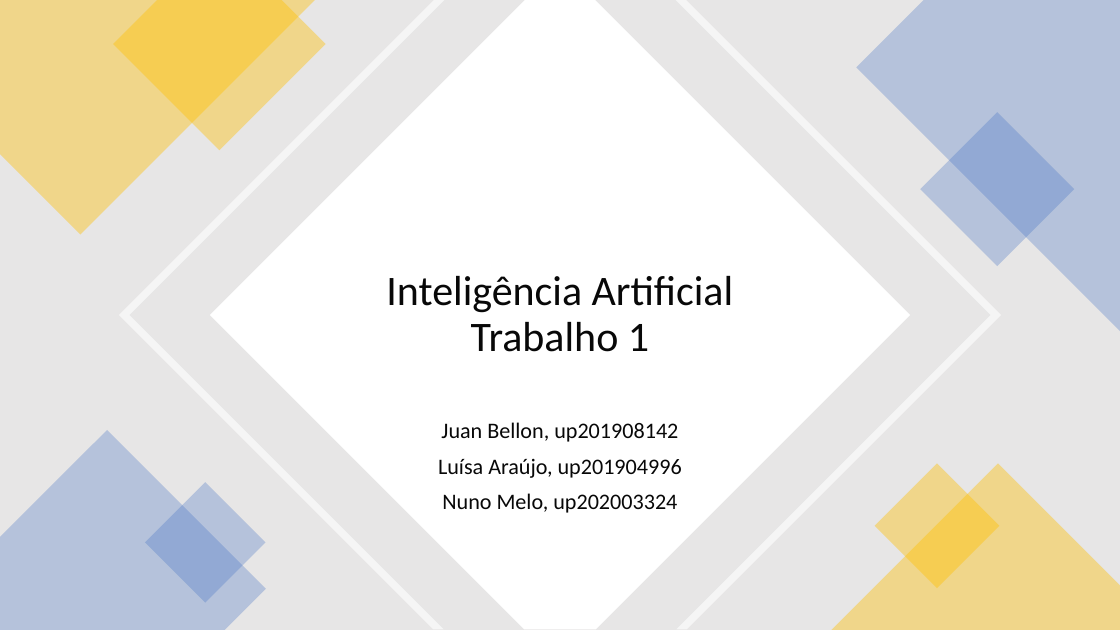
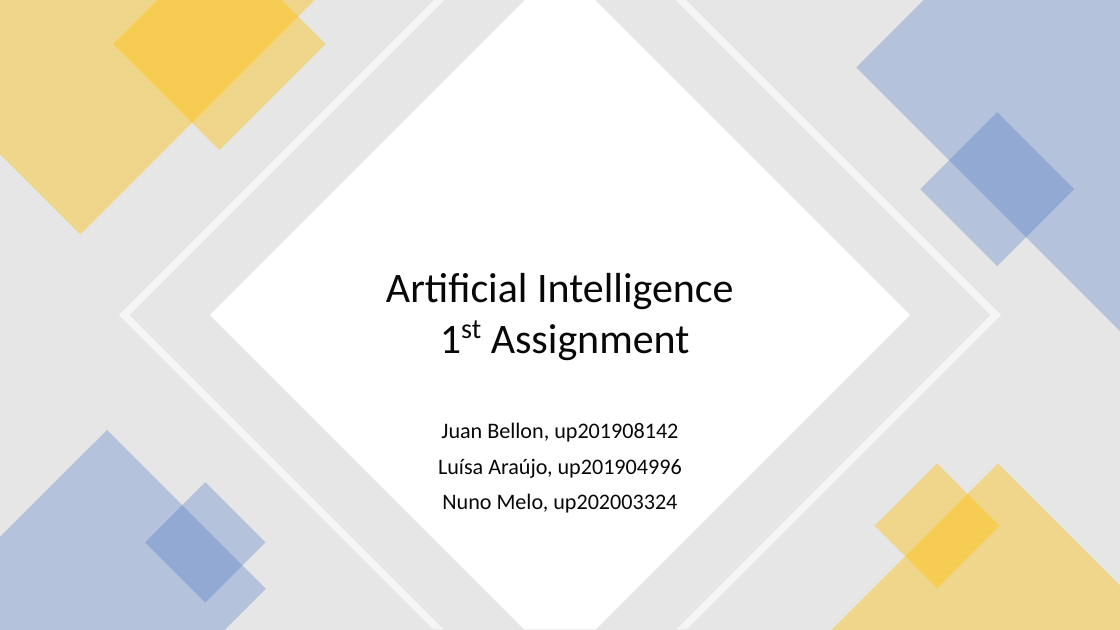
Before and after one commit to Juanbl2001/IART, a slide deck: slide 1 of docs/Final Delivery.odp. Drawn at 1120x630 pixels with LibreOffice and Linux fonts; fonts in the diff are those of the drawing. Boxes give left, top, right and bottom in pixels: in the first picture for what was removed or moved away, otherwise in the second. Text is boxed around its words. In the diff, an @@ line names an element or a change of style, - is before the commit and + after.

```diff
--- a/docs/Final Delivery.odp
+++ b/docs/Final Delivery.odp
@@ title at (x1=386, y1=273, x2=734, y2=361): text changed @@
-Inteligência Artificial
-Trabalho 1
+Artificial Intelligence
+1st Assignment
```
Also in this commit, not shown: 4 other slides changed, 8 other files.
